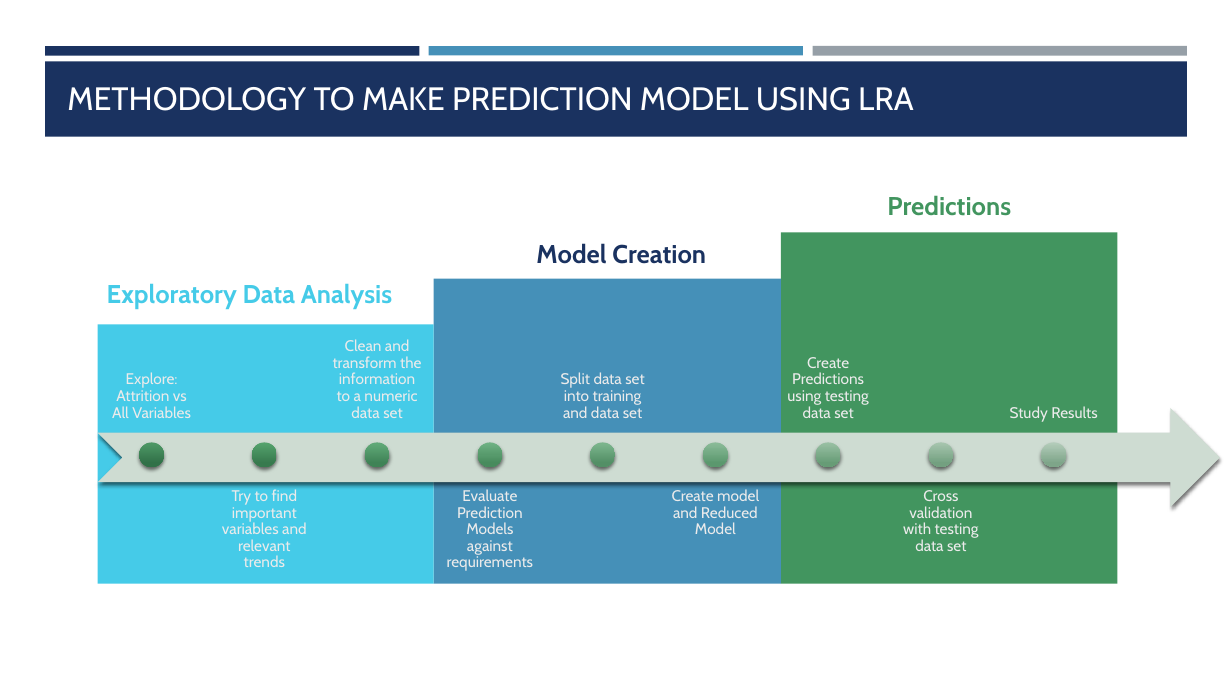
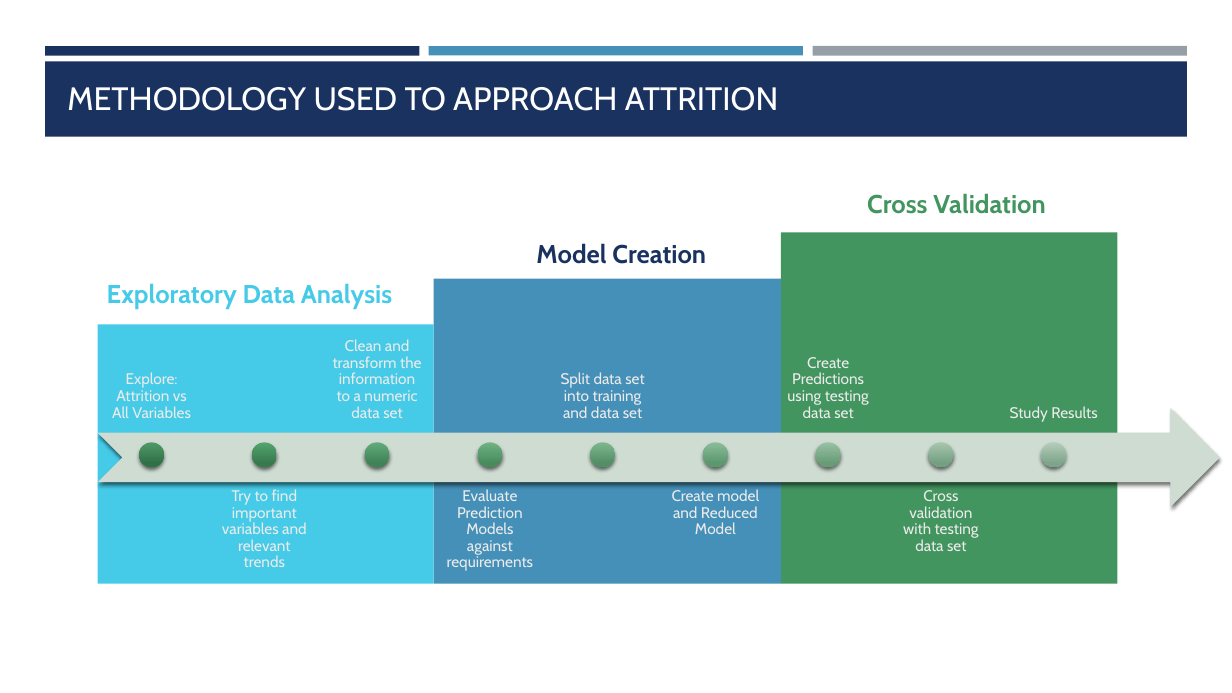
Before and after one commit to jainhsuya/msds.6306.case.study.2, a slide deck: slide 3 of Case Study 2.pptx. Drawn at 1232x693 pixels with LibreOffice and Linux fonts; fonts in the diff are those of the drawing. Boxes give left, top, right and bottom in pixels: in the first picture for what was removed or moved away, otherwise in the second. Text is boxed around its words. In the diff, an @@ line names an element or a change of style, - is before the commit and + after.

```diff
--- a/Case Study 2.pptx
+++ b/Case Study 2.pptx
@@ title at (x1=67, y1=87, x2=778, y2=111): text changed @@
-METHODOLOGY TO MAKE PREDICTION MODEL USING LRA
+METHODOLOGY USED TO APPROACH ATTRITION
@@ text at (x1=867, y1=193, x2=1045, y2=214): text changed @@
-Predictions
+Cross Validation
```
Also in this commit, not shown: 7 other slides changed, 1 slide added, 1 slide removed.
